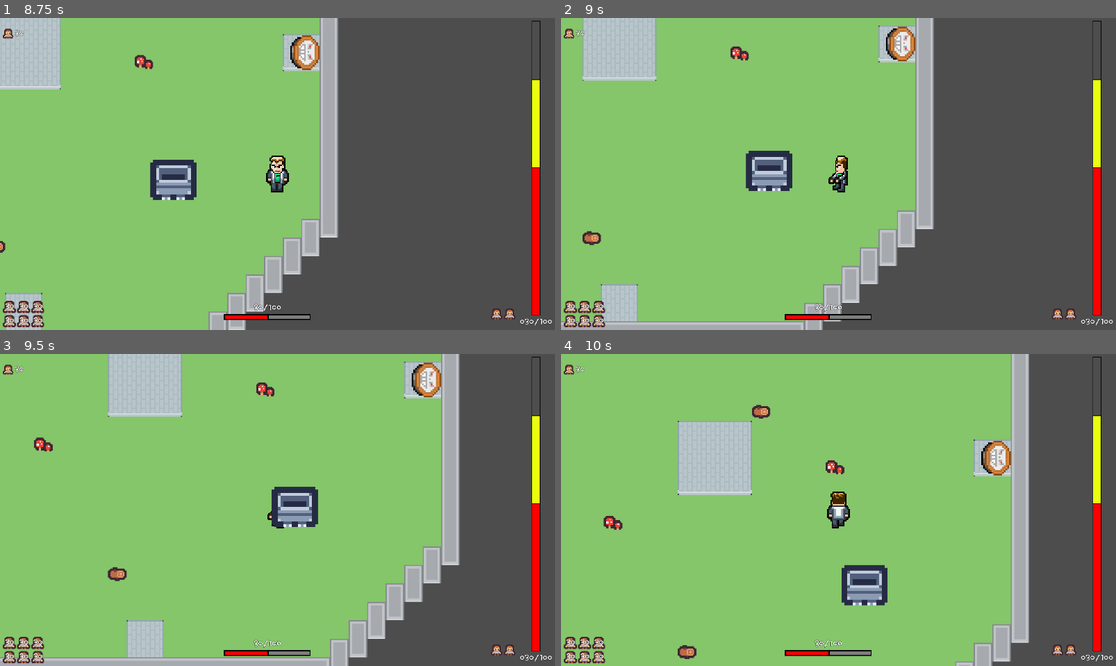
Above: before the commit, frames 1-4 (two rows, left to right).
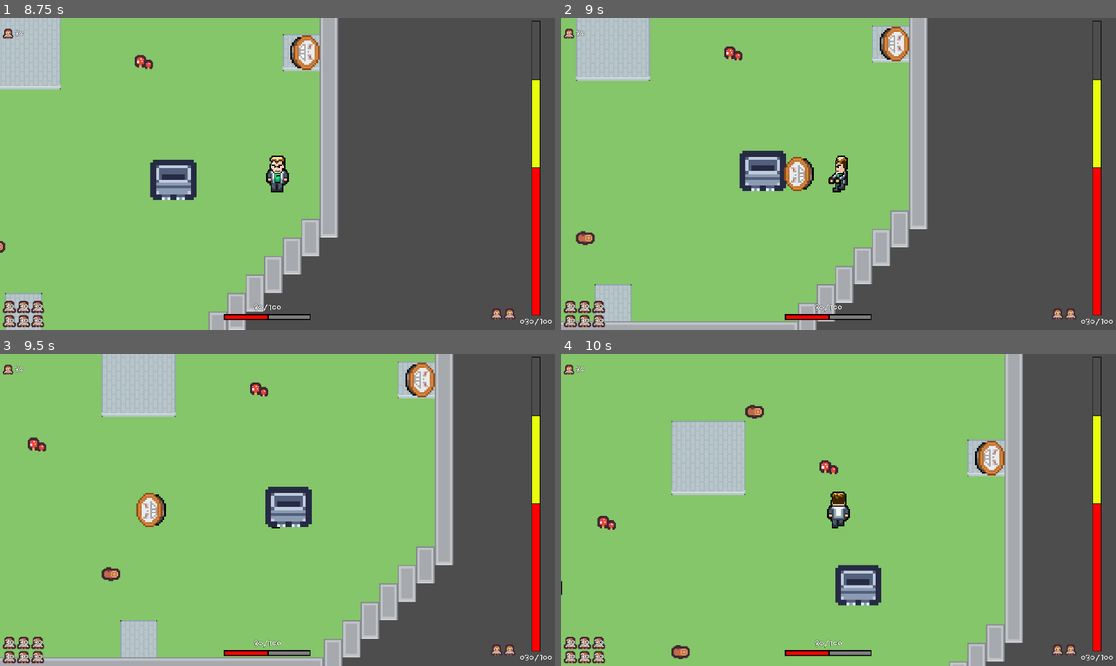
Above: after the commit, the same moments.

Repository: PhWoich/ggj-2024-manicomio
Game: Godot game, scene res://Cenas/Principal/cena_principal.tscn
Two runs of this game, one before a commit and one after it. Both use one fixed random seed, a clock stepped at 60 frames per second and the inputs below.
Inputs (mouse positions are in pixels of both pictures, inside the frame that each line leads up to):
- Up to frame 1 (8.75 s): tap Enter at 0.5 s; move the mouse to (399, 158) at 0.52 s; hold D (Jogador_direita) 0.53-1.28 s; right-click (399, 158) at 0.6 s; move the mouse to (166, 189) at 1.27 s; hold S (Jogador_baixo) 1.28-2.03 s; click (166, 189) at 1.35 s; move the mouse to (333, 105) at 2.02 s; hold D (Jogador_direita) 2.03-2.78 s; tap E (jogador_adicionar_gerador) at 2.1 s; move the mouse to (249, 236) at 2.77 s; hold W (Jogador_cima) 2.78-3.53 s; tap Q at 2.85 s; move the mouse to (444, 220) at 3.52 s; hold R 3.53-4.28 s; hold A (Jogador_esquerda) 3.53-5.03 s; move the mouse to (111, 127) at 4.27 s; tap T at 4.35 s; move the mouse to (305, 174) at 5.02 s; hold S (Jogador_baixo) 5.03-5.78 s; hold Y 5.03-5.78 s; move the mouse to (194, 96) at 5.77 s; hold D (Jogador_direita) 5.78-6.53 s; tap U at 5.85 s; move the mouse to (399, 158) at 6.52 s; hold W (Jogador_cima) 6.53-7.28 s; hold I 6.53-7.28 s; move the mouse to (166, 189) at 7.27 s; hold D (Jogador_direita) 7.28-8.03 s; tap O at 7.35 s; move the mouse to (333, 105) at 8.02 s; hold S (Jogador_baixo) from 8.03 s (still down); hold P from 8.03 s (still down)
- Up to frame 2 (9 s): move the mouse to (810, 236) at 8.77 s; release S (Jogador_baixo) at 8.78 s; release P at 8.78 s; hold A (Jogador_esquerda) from 8.78 s (still down); right-click (810, 236) at 8.85 s
- Up to frame 3 (9.5 s): keep holding A (Jogador_esquerda)
- Up to frame 4 (10 s): move the mouse to (1005, 556) at 9.52 s; release A (Jogador_esquerda) at 9.53 s; hold W (Jogador_cima) from 9.53 s (still down); click (1005, 556) at 9.6 s

Frame 1 is identical in both runs. In frame 2, 6.7% of the frame differs, in the area x 2-68%, y 0-100%; in frame 3, 7.0%, in the area x 5-83%, y 0-100%; in frame 4, 6.0%.
Error before the commit: Attempt to call function 'start' in base 'null instance' on a null instance. (res://Player/jogador.gd:109)

Commit message:
Termina merge

Diff:
--- a/Player/jogador.gd
+++ b/Player/jogador.gd
@@ -123,7 +123,6 @@
 func liberar_colocar_gerador():
 	pode_colocar_gerador = true
 
-
 func _on_timer_ataque_distancia_timeout():
 	jogador_pode_atacar()
 
--- a/Player/jogador.tscn
+++ b/Player/jogador.tscn
@@ -190,7 +190,7 @@
 texture = ExtResource("2_c5m5h")
 hframes = 4
 vframes = 4
-frame = 7
+frame = 6
 
 [node name="CollisionShape2D" type="CollisionShape2D" parent="."]
 position = Vector2(0, 1.5)
@@ -232,3 +232,8 @@
 parameters/walk/blend_position = Vector2(0, 0)
 
 [node name="RemoteTransform2D" type="RemoteTransform2D" parent="."]
+
+[node name="Timer_ataque_distancia" type="Timer" parent="."]
+one_shot = true
+
+[connection signal="timeout" from="Timer_ataque_distancia" to="." method="_on_timer_ataque_distancia_timeout"]
